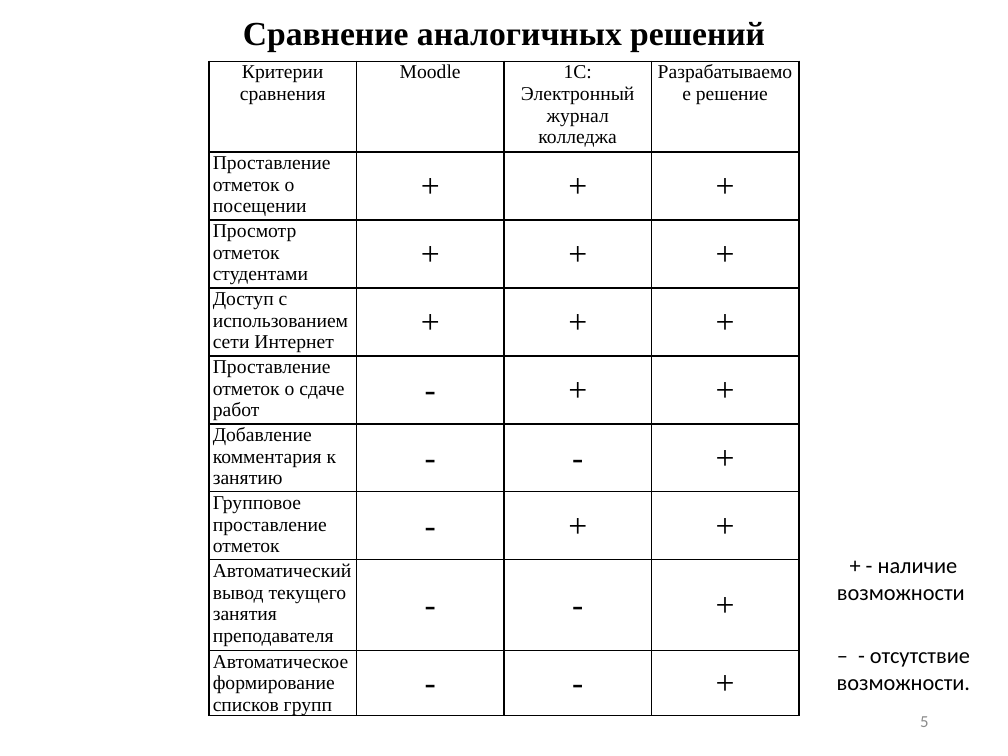
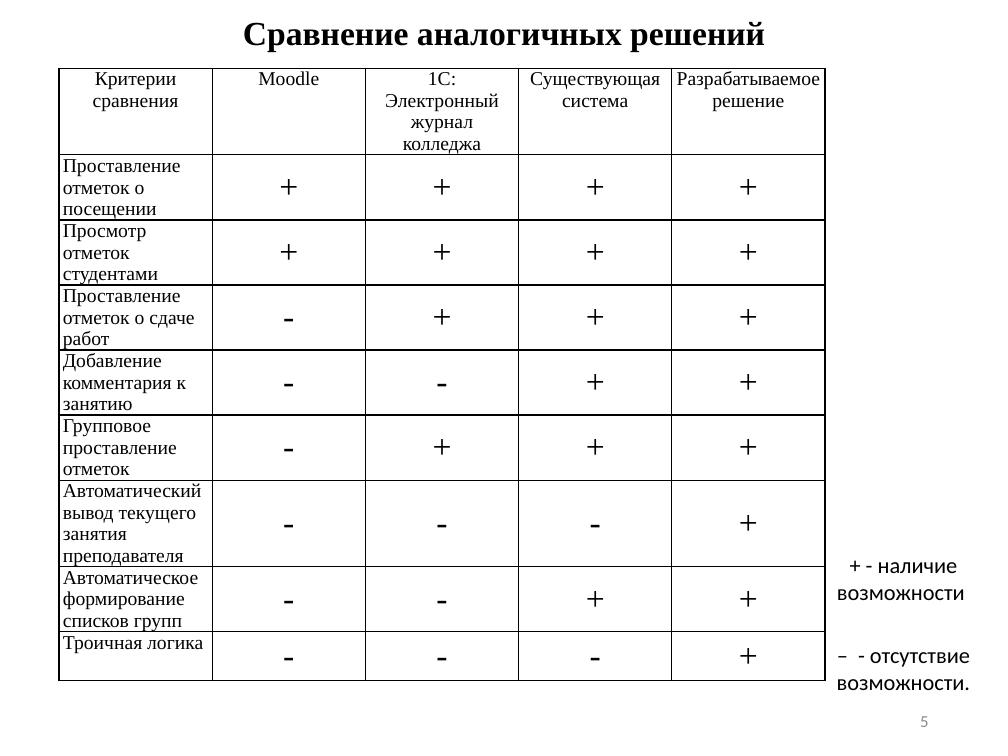
Before and after one commit to kuskas112/Labs, a slide deck: slide 5 of ВКР/ВКР_Василения_21ПГ.pptx. Drawn at 1008x756 pixels with LibreOffice and Linux fonts; fonts in the diff are those of the drawing. Boxes give left, top, right and bottom in pixels: in the first picture for what was removed or moved away, otherwise in the second. Text is boxed around its words. In the diff, an @@ line names an element or a change of style, - is before the commit and + after.

```diff
--- a/ВКР/ВКР_Василения_21ПГ.pptx
+++ b/ВКР/ВКР_Василения_21ПГ.pptx
@@ table at [59, 69, 826, 729] @@
-column 1: Критерии сравнения | Проставление отметок о посещении | Просмотр отметок студентами | Доступ с использованием сети Интернет | Проставление отметок о сдаче работ | Добавление комментария к занятию | Групповое проставление отметок | Автоматический вывод текущего занятия преподавателя | Автоматическое формирование списков групп
-column 2: Moodle | + | + | + | - | - | - | - | -
-column 3: 1С: Электронный журнал колледжа | + | + | + | + | - | + | - | -
+column 1: Критерии сравнения | Проставление отметок о посещении | Просмотр отметок студентами | Проставление отметок о сдаче работ | Добавление комментария к занятию | Групповое проставление отметок | Автоматический вывод текущего занятия преподавателя | Автоматическое формирование списков групп | Троичная логика
+column 2: Moodle | + | + | - | - | - | - | - | -
+column 3: 1С: Электронный журнал колледжа | + | + | + | - | + | - | - | -
+column 4: Существующая система | + | + | + | + | + | - | + | -
@@ table: place and size @@
-table at [209, 61, 797, 744]
+table at [59, 69, 826, 729]
```
Also in this commit, not shown: 2 other slides changed, 1 other file.
